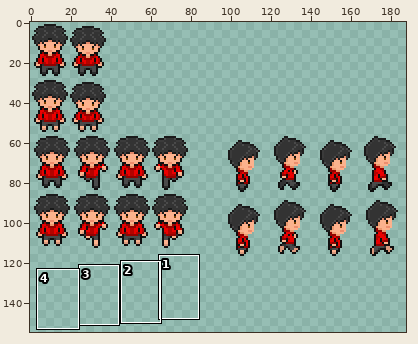
One commit to this sprite sheet: Assets/SpritesAnimation/BackToBack.png. The first picture is a wide view before the edit; the outline marks the close-up.
Close-up. Old version:
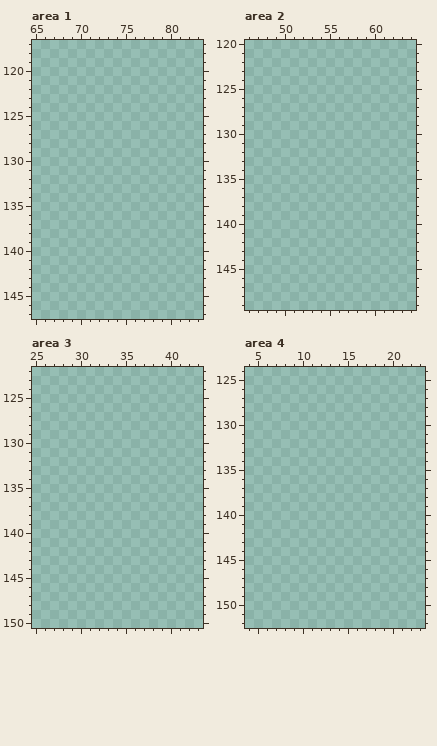
The file is 200x200 pixels. Colours within 5 levels of each other are drawn and written as one. Shown: area 1: x 65..83, y 117..147; area 2: x 46..64, y 120..149; area 3: x 25..43, y 122..150; area 4: x 4..23, y 124..152. The wide view leaves out empty margins.
Palette (. is transparent): 
And afterwards:
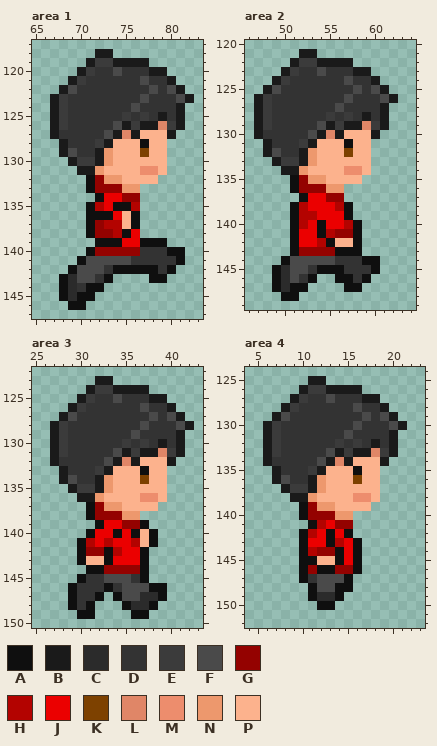
Colours new in this view: A #0f0f0f  B #1a1a1a  C #2b2b2b  D #333333  E #3b3b3b  F #4a4a4a  G #940200  H #b30300  J #eb0000  K #7d4100  L #e08667  M #ed8d6d  N #ed986d  P #fcb28d
The commit says: добавил прыжок, не бег)
From old to new:
Changed rows in their new state; - is an unchanged pixel.
Area 1:
first column x 67:
118 -----BB---------
119 ----BEEBBBB-----
120 ---BEDDFDDDBB---
121 --BEDDDDDDFDDB--
122 -BFDDDDDDDDFDFB-
123 BEDDDDDDDDFDDDFB
124 BEDDDDDDDFDDDDB-
125 BEDDDDDDEDEDBDB-
126 BEDDDDDFBEBBLEB-
127 BDDDDDFBLBPPPB--
128 -BDDDEBPPPAPP---
129 -BFDDBNPPPKPP---
130 --BEEBNPPPPPP---
131 ---BBNPPPPMMP---
132 ----AGNNPPPP----
133 ----AGGGNN------
134 -----AJJGG------
135 ----AHJAAH------
136 ----AAAJPA------
137 ----AGHHPA------
138 ----AGGHAJ------
139 -----AAAJJAAA---
140 ----AGGGGGDDDAA-
141 ---AFFFFFDDDDDA-
142 --AFFFDAAAAADA--
143 -ACFFDA----AA---
144 -ACDAA----------
145 -ACAA-----------
146 --AA------------
Area 2:
first column x 47:
121 -----BB---------
122 ----BEEBBBB-----
123 ---BEDDFDDDBB---
124 --BEDDDDDDFDDB--
125 -BFDDDDDDDDFDFB-
126 BEDDDDDDDDFDDDFB
127 BEDDDDDDDFDDDDB-
128 BEDDDDDDEDEDBDB-
129 BEDDDDDFBEBBLEB-
130 BDDDDDFBLBPPPB--
131 -BDDDEBPPPAPP---
132 -BFDDBNPPPKPP---
133 --BEEBNPPPPPP---
134 ---BBNPPPPMMP---
135 ----AGNNPPPP----
136 ----AGGGNN------
137 -----AJJGG------
138 ----AHJJJHA-----
139 ----AHHJJJA-----
140 ----AHJAJJHA----
141 ----AJJAHGGA----
142 ----AJJHAPPA----
143 ----AGGGGAAA----
144 ---AFFFFFDDDAA--
145 --ACFFDAAADDDA--
146 --ACFDA--AADA---
147 --ACAA----AA----
148 ---AA-----------
Area 3:
first column x 27:
123 -----BB---------
124 ----BEEBBBB-----
125 ---BEDDFDDDBB---
126 --BEDDDDDDFDDB--
127 -BFDDDDDDDDFDFB-
128 BEDDDDDDDDFDDDFB
129 BEDDDDDDDFDDDDB-
130 BEDDDDDDEDEDBDB-
131 BEDDDDDFBEBBLEB-
132 BDDDDDFBLBPPPB--
133 -BDDDEBPPPAPP---
134 -BFDDBNPPPKPP---
135 --BEEBNPPPPPP---
136 ---BBNPPPPMMP---
137 ----AGNNPPPP----
138 ----AGGGNN------
139 -----AJJGGA-----
140 ----AJJAJAPA----
141 ---AHJHJJHPA----
142 ---AGGAHJJA-----
143 ---APPAJJJA-----
144 ----AAGGGGA-----
145 ---ADDFFFDA-----
146 --ADDDADFFFAA---
147 --ADDA-AFFCCA---
148 --ADA---ACCA----
149 ---AA----AA-----
Area 4:
first column x 6:
125 -----BB---------
126 ----BEEBBBB-----
127 ---BEDDFDDDBB---
128 --BEDDDDDDFDDB--
129 -BFDDDDDDDDFDFB-
130 BEDDDDDDDDFDDDFB
131 BEDDDDDDDFDDDDB-
132 BEDDDDDDEDEDBDB-
133 BEDDDDDFBEBBLEB-
134 BDDDDDFBLBPPPB--
135 -BDDDEBPPPAPP---
136 -BFDDBNPPPKPP---
137 --BEEBNPPPPPP---
138 ---BBNPPPPMMP---
139 ----AGNNPPPP----
140 ----AGGGNN------
141 -----AHJGG------
142 ----AHJAJA------
143 ----AJJAHJA-----
144 ----AHGGAJA-----
145 ----AAPPAJA-----
146 ----AGAAGGA-----
147 ----ADFFFA------
148 -----AFFAA------
149 -----ACCA-------
150 ------AA--------
